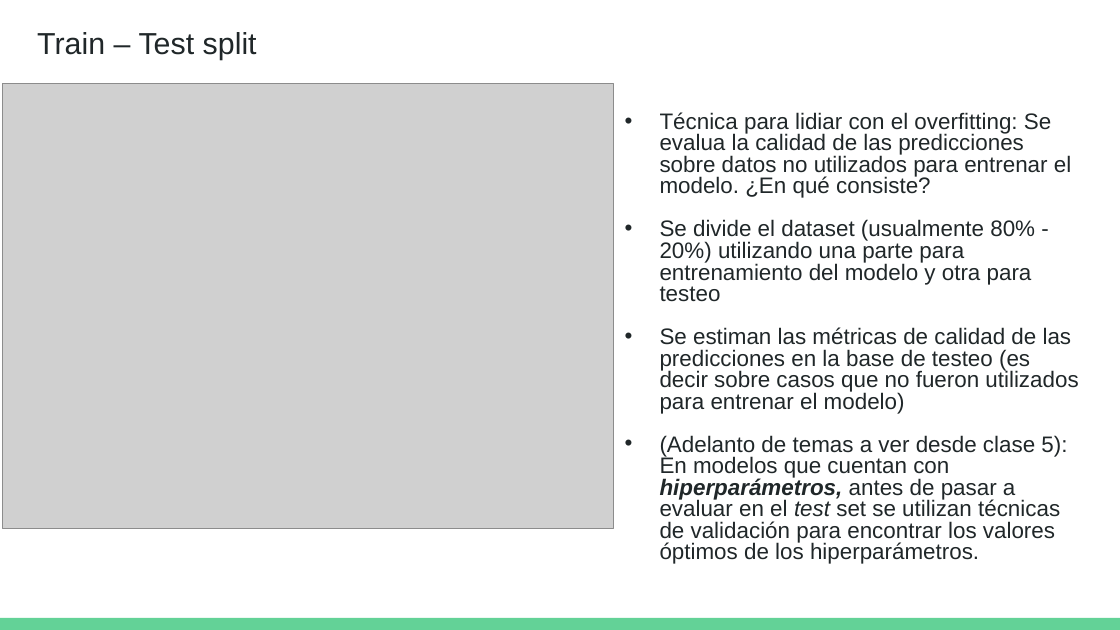
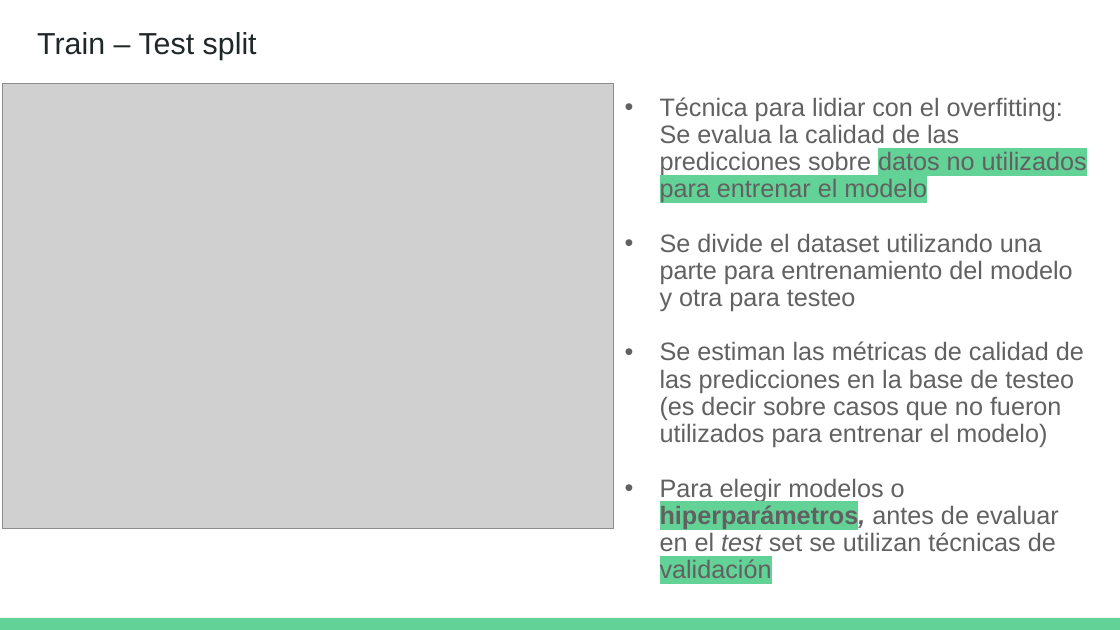
Before and after one commit to DCSCyHD/2023_modulo_3, a slide deck: slide 37 of clase1/teorica_1.pptx. Drawn at 1120x630 pixels with LibreOffice and Linux fonts; fonts in the diff are those of the drawing; grey boxes stand for pictures. Boxes give left, top, right and bottom in pixels: in the first picture for what was removed or moved away, otherwise in the second. Text is boxed around its words. In the diff, an @@ line names an element or a change of style, - is before the commit and + after.

```diff
--- a/clase1/teorica_1.pptx
+++ b/clase1/teorica_1.pptx
@@ text "Técnica para lidiar con el ...": place and size @@
-text "Técnica para lidiar con el ..." at (660, 112, 1078, 564)
+text "Técnica para lidiar con el ..." at (660, 97, 1087, 578)
@@ text at (660, 97, 1087, 311): text changed; size 14.4 to 16.2 pt; text colour #202729 to #616161 @@
-• Técnica para lidiar con el overfitting: Se evalua la calidad de las predicciones sobre datos no utilizados para entrenar el modelo. ¿En qué consiste?
-• Se divide el dataset (usualmente 80% - 20%) utilizando una parte para entrenamiento del modelo y otra para testeo
+• Técnica para lidiar con el overfitting: Se evalua la calidad de las predicciones sobre datos no utilizados para entrenar el modelo
+• Se divide el dataset utilizando una parte para entrenamiento del modelo y otra para testeo
@@ text at (660, 341, 1084, 447): size 14.4 to 16.2 pt, text colour #202729 to #616161 in "Se estiman las métricas de calidad de ..."; line spacing 0.8 to 0.9; bullet colour #202729 to #616161 @@
@@ text at (660, 478, 1059, 578): text changed; size 14.4 to 16.2 pt; text colour #202729 to #616161 @@
-• (Adelanto de temas a ver desde clase 5): En modelos que cuentan con hiperparámetros, antes de pasar a evaluar en el test set se utilizan técnicas de validación para encontrar los valores óptimos de los hiperparámetros.
+• Para elegir modelos o hiperparámetros, antes de evaluar en el test set se utilizan técnicas de validación
```
Also in this commit, not shown: 15 other slides changed.
